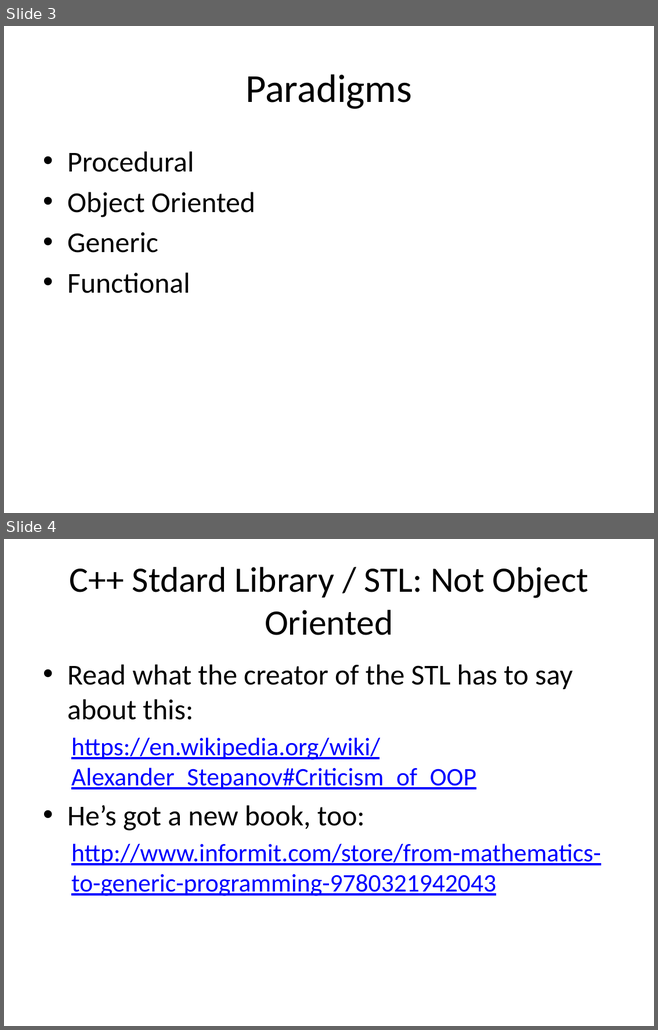
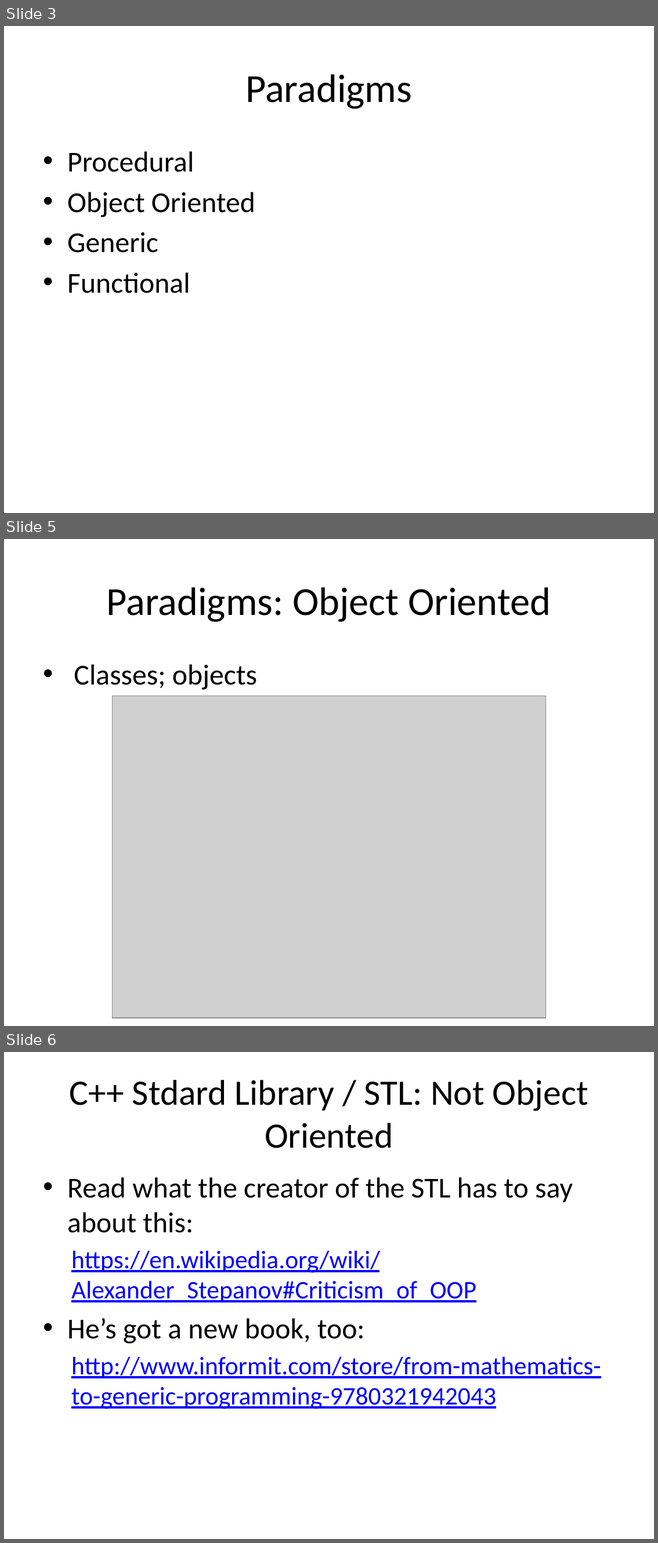
Before and after one commit to fellmad/FunWithCpp11, a slide deck: doc/Fun_with_C++11.pptx. Shown one above the other, each under a label of ours: slides 3 and 4 before the commit, slides 3, 5 and 6 after it; the slides between them are not shown. The pictures are 658x1030 and 658x1543 pixels, drawn with LibreOffice and Linux fonts; fonts in the diff are those of the drawing; grey boxes stand for pictures. Boxes give left, top, right and bottom in pixels: in the first picture for what was removed or moved away, otherwise in the second. Text is boxed around its words. In the diff, an @@ line names an element or a change of style, - is before the commit and + after.

```diff
--- a/doc/Fun_with_C++11.pptx
+++ b/doc/Fun_with_C++11.pptx
@@ slide 5 added at (4,539,654,1026), background #FFFFFF @@
@@ title added at (106,587,550,622), 44 pt, text #000000 @@
+Paradigms: Object Oriented
@@ text added at (74,664,257,690), 32 pt, text #000000 @@
+• Classes; objects
@@ picture added at (112,696,546,1019) @@
@@ what was slide 4 is now slide 6 @@
```
Also in this commit, not shown: 4 slides changed, 6 other slides added.
